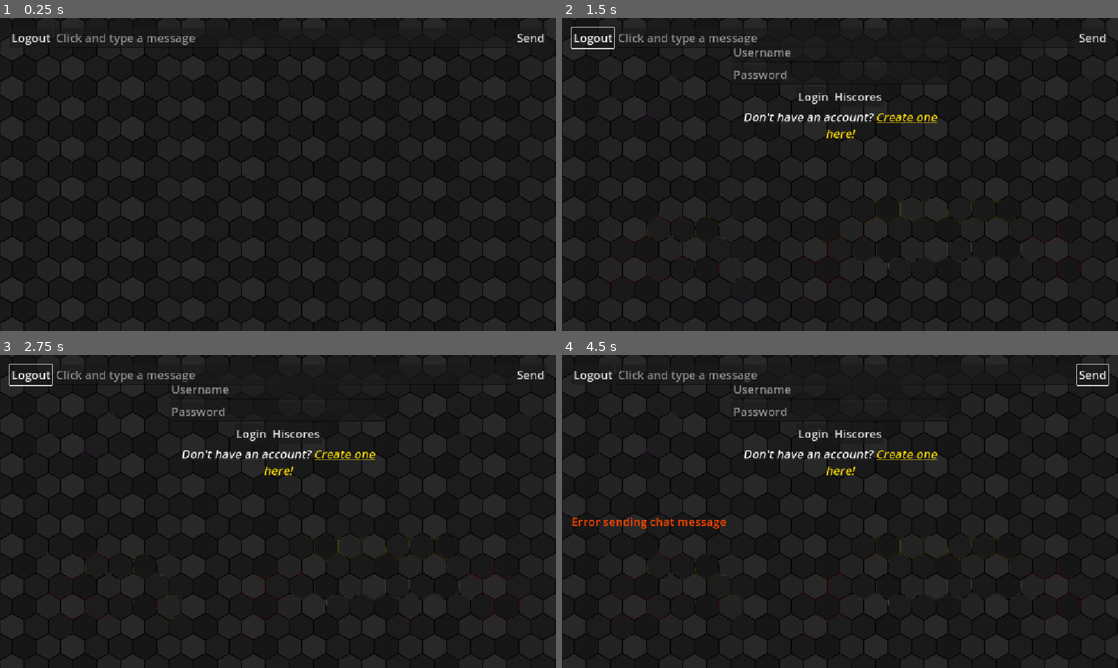
Above: before the commit, frames 1-4 (two rows, left to right).
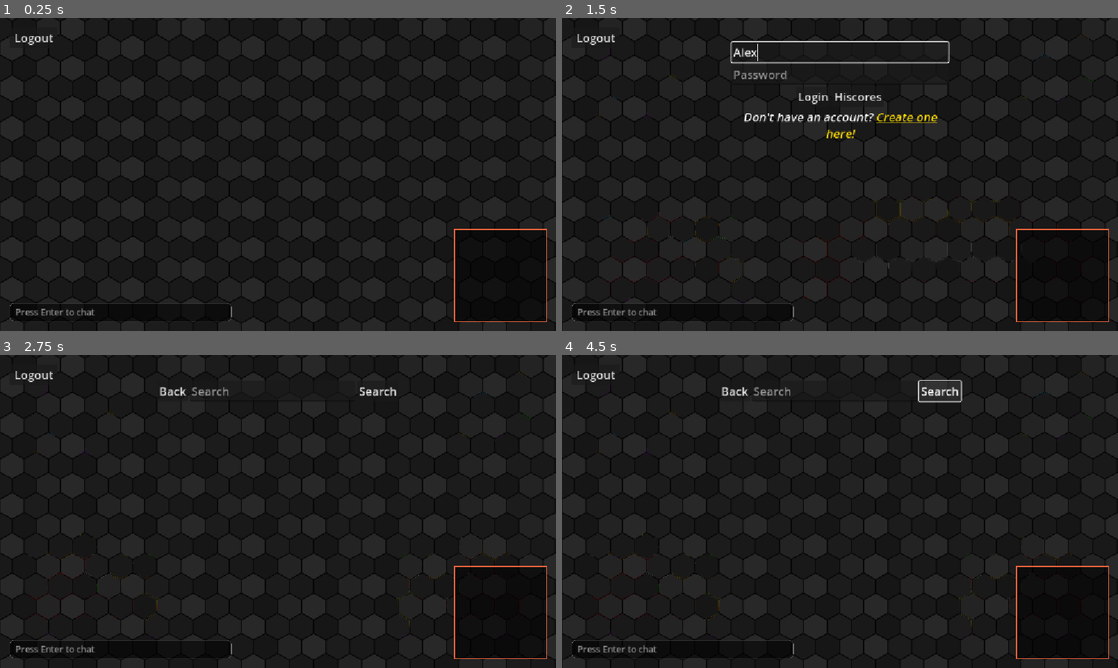
Above: after the commit, the same moments.

Repository: bugblazer/nodeHunger
Game: Godot game, scene res://states/ingame/ingame.tscn
Same seed, same stepped clock (60 frames per second), same inputs: the game is played once before the commit and once after it. This scene is started directly instead of the project's main scene.
Inputs (mouse positions are in pixels of both pictures, inside the frame that each line leads up to):
- Up to frame 1 (0.25 s): no input
- Up to frame 2 (1.5 s): click "Logout" at 0.5 s; click (840, 52) at 1.27 s; type "Alex" at 1.35 s
- Up to frame 3 (2.75 s): click (278, 411) at 1.5 s; type "12" at 1.58 s; click "Hiscores" at 2 s
- Up to frame 4 (4.5 s): click (1090, 373) at 2.75 s, where only the run before the commit has a clickable "Send"; click (812, 433) at 3.5 s, where only the run before the commit has a clickable "Login"; click (940, 392) at 4.25 s, where only the run after the commit has a clickable "Search"

The runs differ from the first frame. In frame 1, 0.9% of the frame differs, in the area x 1-99%, y 5-98%; in frame 2, 1.7%; in frame 3, 2.6%; in frame 4, 3.2%, in the area x 1-99%, y 2-98%.

Commit message:
Client: loading screen, minimap, Agar-style chat
- Boot splash: the menu art (resources/boot_splash.png, rendered from ui_bg-01.svg); the web export preset's Head Include styles the loading page and its progress bar.
- classes/minimap: the whole arena in the bottom-right corner, every blob as a dot in its colour, yours ringed in white.
- In-game HUD rebuilt as corner panels: chat bottom-left (Enter opens, Enter sends, Esc cancels), leaderboard top-right, logout top-left.
- _update_actor also applies colour changes, so a blob that arrived without a colour corrects itself.

Diff:
--- /dev/null
+++ b/client/classes/minimap/minimap.gd
@@ -0,0 +1,53 @@
+class_name Minimap
+extends Control
+## A small map of the whole arena in a corner of the screen: the walls, and every
+## blob as a dot in its own colour, roughly to scale. Your blob has a white ring.
+
+const MapBorder := preload("res://objects/map_border/map_border.gd")
+const REDRAW_EVERY := 1.0 / 15.0 # seconds; plenty for a map this small
+
+## Blobs to show, keyed by id (the in-game state's actor dictionary).
+var players: Dictionary
+## The local player's id, highlighted on the map.
+var my_id: int = -1
+
+var _since_redraw := 0.0
+
+func _process(delta: float) -> void:
+	_since_redraw += delta
+	if _since_redraw >= REDRAW_EVERY:
+		_since_redraw = 0.0
+		queue_redraw()
+
+func _to_map(world: Vector2) -> Vector2:
+	var half := MapBorder.MAP_HALF_SIZE
+	return (world + Vector2(half, half)) / (2.0 * half) * size
+
+func _draw() -> void:
+	var rect := Rect2(Vector2.ZERO, size)
+	draw_rect(rect, Color(0, 0, 0, 0.55))
+	# Faint 3x3 grid so positions are easier to read.
+	for i in range(1, 3):
+		var x := size.x * i / 3.0
+		var y := size.y * i / 3.0
+		draw_line(Vector2(x, 0), Vector2(x, size.y), Color(1, 1, 1, 0.08), 1.0)
+		draw_line(Vector2(0, y), Vector2(size.x, y), Color(1, 1, 1, 0.08), 1.0)
+	draw_rect(rect, MapBorder.WALL_COLOR, false, 2.0)
+
+	var world_to_map := size.x / (2.0 * MapBorder.MAP_HALF_SIZE)
+	var me: Node2D = null
+	for id in players:
+		var actor = players[id]
+		if not is_instance_valid(actor):
+			continue
+		if id == my_id:
+			me = actor
+			continue
+		var r: float = clampf(actor.radius * world_to_map, 2.5, 18.0)
+		draw_circle(_to_map(actor.position), r, actor.color)
+	# Draw yourself last so you're always on top.
+	if me != null:
+		var r: float = clampf(me.radius * world_to_map, 3.5, 18.0)
+		var at := _to_map(me.position)
+		draw_circle(at, r, me.color)
+		draw_arc(at, r + 1.5, 0, TAU, 24, Color.WHITE, 2.0, true)
--- a/client/project.godot
+++ b/client/project.godot
@@ -14,6 +14,10 @@
 run/main_scene="uid://c8gs4ledvyyor"
 config/features=PackedStringArray("4.5", "Forward Plus")
 config/icon="res://icon.svg"
+boot_splash/bg_color=Color(0.08, 0.08, 0.09, 1)
+boot_splash/image="res://resources/boot_splash.png"
+boot_splash/fullsize=true
+boot_splash/use_filter=true
 
 [autoload]
 
--- a/client/states/ingame/ingame.gd
+++ b/client/states/ingame/ingame.gd
@@ -6,11 +6,11 @@
 const Spore := preload("res://objects/spore/spore.gd")
 const MapBorder := preload("res://objects/map_border/map_border.gd")
 
-@onready var _logout_button: Button = $UI/MarginContainer/VBoxContainer/HBoxContainer/LogoutButton
-@onready var _send_button: Button = $UI/MarginContainer/VBoxContainer/HBoxContainer/SendButton
-@onready var _line_edit: LineEdit = $UI/MarginContainer/VBoxContainer/HBoxContainer/LineEdit
-@onready var _log: Log = $UI/MarginContainer/VBoxContainer/Log
-@onready var _hiscores: Hiscores = $UI/MarginContainer/VBoxContainer/Hiscores
+@onready var _logout_button: Button = $UI/HUD/LogoutButton
+@onready var _line_edit: LineEdit = $UI/HUD/Chat/LineEdit
+@onready var _log: Log = $UI/HUD/Chat/Log
+@onready var _hiscores: Hiscores = $UI/HUD/Hiscores
+@onready var _minimap: Minimap = $UI/HUD/Minimap
 @onready var _world: Node2D = $World
 
 var _players: Dictionary[int, Actor]
@@ -21,9 +21,26 @@
 	WS.connection_closed.connect(_on_ws_connection_closed)
 	WS.packet_received.connect(_on_ws_packet_received)
 
-	_send_button.pressed.connect(_on_send_button_pressed)
 	_logout_button.pressed.connect(_on_logout_button_pressed)
 	_line_edit.text_submitted.connect(_on_line_edit_text_submitted)
+	_line_edit.gui_input.connect(_on_line_edit_gui_input)
+	_minimap.players = _players
+	_minimap.my_id = GameManager.client_id
+
+# Enter opens the chat box; Enter again sends (see _on_line_edit_text_submitted).
+func _unhandled_input(event: InputEvent) -> void:
+	var is_enter: bool = event is InputEventKey and event.pressed and not event.echo \
+		and event.keycode in [KEY_ENTER, KEY_KP_ENTER]
+	if is_enter and not _line_edit.has_focus():
+		_line_edit.grab_focus()
+		get_viewport().set_input_as_handled()
+
+# Escape closes the chat box without sending.
+func _on_line_edit_gui_input(event: InputEvent) -> void:
+	if event.is_action_pressed("ui_cancel"):
+		_line_edit.clear()
+		_line_edit.release_focus()
+		_line_edit.accept_event()
 
 func _handle_chat_msg(sender_id: int, chat_msg: packets.ChatMessage) -> void:
 	if sender_id in _players:
@@ -47,7 +64,7 @@
 
 	else:
 		var direction := player_msg.get_direction()
-		_update_actor(actor_id, x, y, direction, speed, radius, is_player)
+		_update_actor(actor_id, x, y, direction, speed, radius, color, is_player)
 
 
 func _add_actor(actor_id: int, actor_name: String, x: float, y: float, radius: float, speed: float, color: Color, is_player: bool) -> void:
@@ -60,9 +77,13 @@
 	if is_player:
 		actor.area_entered.connect(_on_player_area_entered)
 
-func _update_actor(actor_id: int, x: float, y: float, direction: float, speed: float, radius: float, is_player: bool) -> void:
+func _update_actor(actor_id: int, x: float, y: float, direction: float, speed: float, radius: float, color: Color, is_player: bool) -> void:
 	var actor := _players[actor_id]
 
+	# Pick up colour changes too (e.g. a blob that arrived before its colour was set).
+	if actor.color != color:
+		actor.color = color
+		actor.queue_redraw()
 	_set_actor_mass(actor, _rad_to_mass(radius))
 	#Updating the player coords only if server and client coords
 	#are more than 100px apart
@@ -81,6 +102,11 @@
 	GameManager.set_state(GameManager.State.CONNECTED)
 
 func _on_line_edit_text_submitted(new_text) -> void:
+	# Enter sends and closes the chat box, so the keyboard goes back to the game.
+	_line_edit.release_focus()
+	if new_text.strip_edges().is_empty():
+		_line_edit.clear()
+		return
 	var packet := packets.Packet.new()
 	var chat_msg := packet.new_chat()
 	chat_msg.set_msg(new_text)
@@ -91,9 +117,6 @@
 	else:
 		_log.chat("You", new_text)
 	_line_edit.clear()
-
-func _on_send_button_pressed() -> void:
-	_on_line_edit_text_submitted(_line_edit.text)
 
 func _on_ws_connection_closed() -> void:
 	_log.warning("Connection closed")
--- a/client/states/ingame/ingame.tscn
+++ b/client/states/ingame/ingame.tscn
@@ -1,57 +1,131 @@
-[gd_scene load_steps=6 format=3 uid="uid://d0fpvqgqa2fh3"]
+[gd_scene load_steps=10 format=3 uid="uid://d0fpvqgqa2fh3"]
 
 [ext_resource type="Script" uid="uid://cvxa36bcx5dbj" path="res://states/ingame/ingame.gd" id="1_b7vyf"]
 [ext_resource type="Script" uid="uid://8qda8samenj8" path="res://classes/log/log.gd" id="2_0uskn"]
 [ext_resource type="Theme" uid="uid://bescrmgmffkug" path="res://resources/game_theme.tres" id="2_ll2wp"]
 [ext_resource type="Texture2D" uid="uid://cnwrbl0g035pi" path="res://resources/floor.svg" id="2_q22go"]
 [ext_resource type="PackedScene" uid="uid://ctwq660v0npav" path="res://classes/hiscores/hiscores.tscn" id="3_wuwgw"]
+[ext_resource type="Script" path="res://classes/minimap/minimap.gd" id="4_minimap"]
+
+[sub_resource type="StyleBoxFlat" id="ChatInputBox"]
+content_margin_left = 12.0
+content_margin_top = 6.0
+content_margin_right = 12.0
+content_margin_bottom = 6.0
+bg_color = Color(0, 0, 0, 0.55)
+border_width_left = 1
+border_width_top = 1
+border_width_right = 1
+border_width_bottom = 1
+border_color = Color(1, 1, 1, 0.15)
+corner_radius_top_left = 8
+corner_radius_top_right = 8
+corner_radius_bottom_right = 8
+corner_radius_bottom_left = 8
+
+[sub_resource type="StyleBoxFlat" id="ChatInputFocus"]
+content_margin_left = 12.0
+content_margin_top = 6.0
+content_margin_right = 12.0
+content_margin_bottom = 6.0
+bg_color = Color(0, 0, 0, 0.75)
+border_width_left = 2
+border_width_top = 2
+border_width_right = 2
+border_width_bottom = 2
+border_color = Color(1, 0.76, 0.15, 0.9)
+corner_radius_top_left = 8
+corner_radius_top_right = 8
+corner_radius_bottom_right = 8
+corner_radius_bottom_left = 8
 
 [node name="InGame" type="Node"]
 script = ExtResource("1_b7vyf")
 
 [node name="UI" type="CanvasLayer" parent="."]
 
-[node name="MarginContainer" type="MarginContainer" parent="UI"]
+[node name="HUD" type="Control" parent="UI"]
+layout_mode = 3
 anchors_preset = 15
 anchor_right = 1.0
 anchor_bottom = 1.0
 grow_horizontal = 2
 grow_vertical = 2
+mouse_filter = 2
 theme = ExtResource("2_ll2wp")
-theme_override_constants/margin_left = 20
-theme_override_constants/margin_top = 20
-theme_override_constants/margin_right = 20
-theme_override_constants/margin_bottom = 20
 
-[node name="VBoxContainer" type="VBoxContainer" parent="UI/MarginContainer"]
-layout_mode = 2
-
-[node name="HBoxContainer" type="HBoxContainer" parent="UI/MarginContainer/VBoxContainer"]
-layout_mode = 2
-
-[node name="LogoutButton" type="Button" parent="UI/MarginContainer/VBoxContainer/HBoxContainer"]
-layout_mode = 2
+[node name="LogoutButton" type="Button" parent="UI/HUD"]
+layout_mode = 0
+offset_left = 20.0
+offset_top = 20.0
+offset_right = 120.0
+offset_bottom = 60.0
+focus_mode = 0
 text = "Logout"
 
-[node name="LineEdit" type="LineEdit" parent="UI/MarginContainer/VBoxContainer/HBoxContainer"]
+[node name="Hiscores" parent="UI/HUD" instance=ExtResource("3_wuwgw")]
+layout_mode = 1
+anchors_preset = 1
+anchor_left = 1.0
+anchor_right = 1.0
+anchor_bottom = 0.0
+offset_left = -280.0
+offset_top = 20.0
+offset_right = -20.0
+offset_bottom = 230.0
+grow_horizontal = 0
+grow_vertical = 1
+
+[node name="Chat" type="VBoxContainer" parent="UI/HUD"]
+layout_mode = 1
+anchors_preset = 2
+anchor_top = 1.0
+anchor_bottom = 1.0
+offset_left = 20.0
+offset_top = -270.0
+offset_right = 480.0
+offset_bottom = -20.0
+grow_vertical = 0
+mouse_filter = 2
+
+[node name="Log" type="RichTextLabel" parent="UI/HUD/Chat"]
 layout_mode = 2
-size_flags_horizontal = 3
-placeholder_text = "Click and type a message"
-
-[node name="SendButton" type="Button" parent="UI/MarginContainer/VBoxContainer/HBoxContainer"]
-layout_mode = 2
-text = "Send"
-
-[node name="Hiscores" parent="UI/MarginContainer/VBoxContainer" instance=ExtResource("3_wuwgw")]
-custom_minimum_size = Vector2(260, 150)
-layout_mode = 2
-size_flags_horizontal = 8
-
-[node name="Log" type="RichTextLabel" parent="UI/MarginContainer/VBoxContainer"]
-custom_minimum_size = Vector2(0, 300)
-layout_mode = 2
+size_flags_vertical = 3
+mouse_filter = 2
+theme_override_font_sizes/normal_font_size = 18
+theme_override_font_sizes/italics_font_size = 18
+theme_override_font_sizes/bold_font_size = 18
+theme_override_colors/font_outline_color = Color(0, 0, 0, 0.85)
+theme_override_constants/outline_size = 5
+bbcode_enabled = true
+scroll_following = true
 script = ExtResource("2_0uskn")
 metadata/_custom_type_script = "uid://8qda8samenj8"
+
+[node name="LineEdit" type="LineEdit" parent="UI/HUD/Chat"]
+layout_mode = 2
+theme_override_font_sizes/font_size = 18
+theme_override_styles/normal = SubResource("ChatInputBox")
+theme_override_styles/focus = SubResource("ChatInputFocus")
+placeholder_text = "Press Enter to chat"
+max_length = 120
+context_menu_enabled = false
+
+[node name="Minimap" type="Control" parent="UI/HUD"]
+layout_mode = 1
+anchors_preset = 3
+anchor_left = 1.0
+anchor_top = 1.0
+anchor_right = 1.0
+anchor_bottom = 1.0
+offset_left = -210.0
+offset_top = -210.0
+offset_right = -20.0
+offset_bottom = -20.0
+grow_horizontal = 0
+grow_vertical = 0
+mouse_filter = 2
+script = ExtResource("4_minimap")
 
 [node name="World" type="Node2D" parent="."]
 
Not shown, changed: client/export_presets.cfg
Binary file added: client/resources/boot_splash.png
